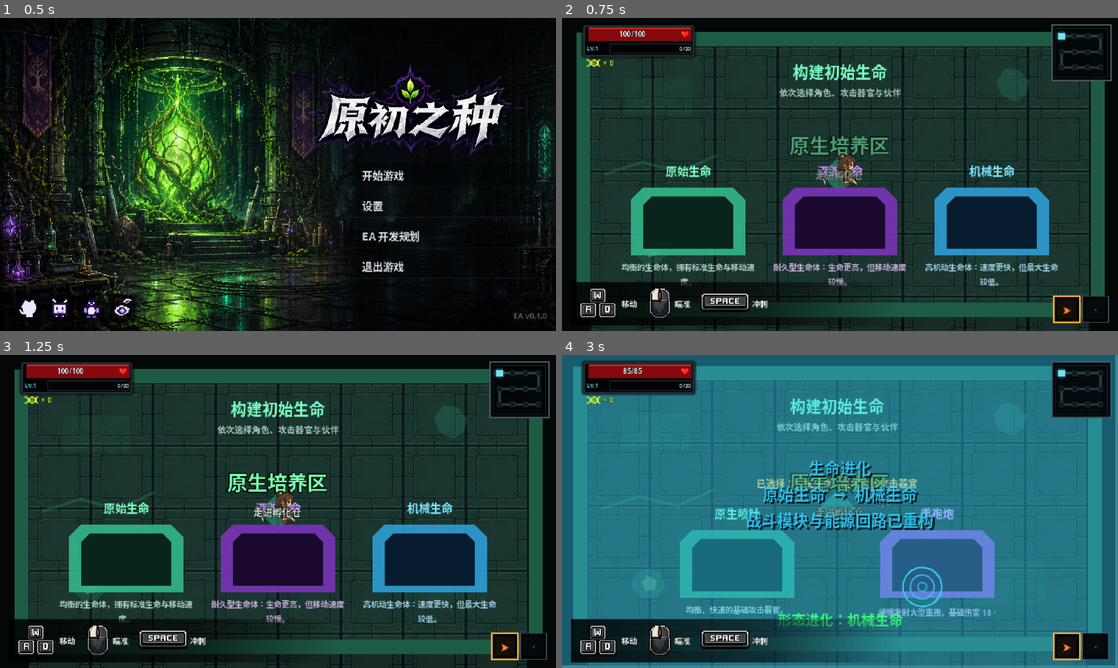
Above: before the commit, frames 1-4 (two rows, left to right).
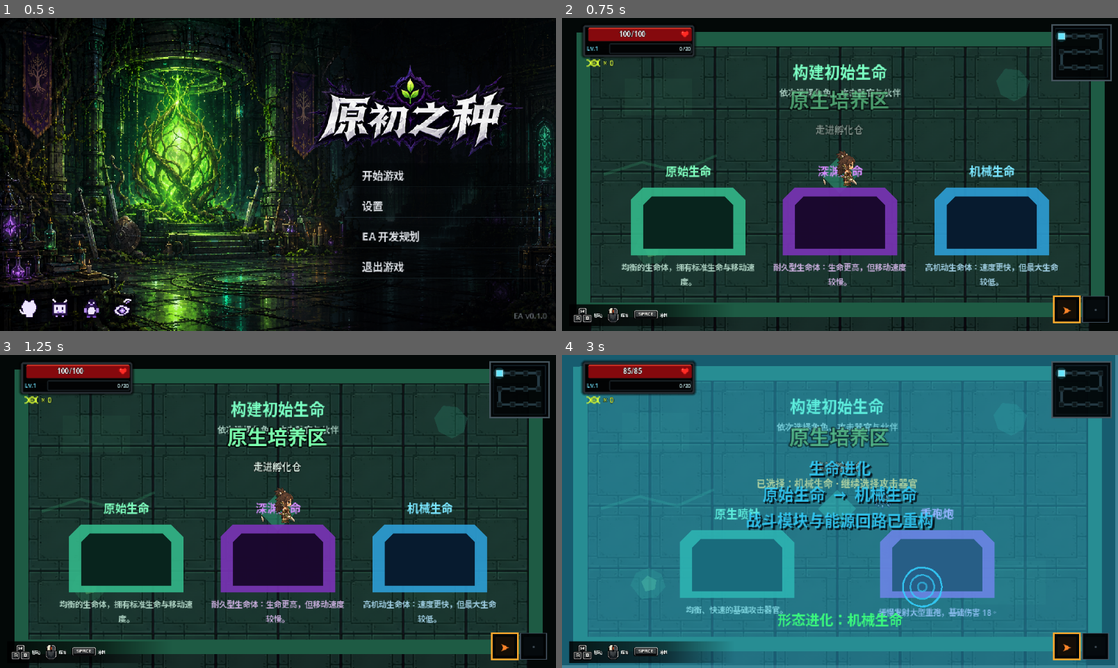
Above: after the commit, the same moments.

Repository: LIJUNCAN1/-Roguelike
Game: Godot game, scene res://scenes/ui/title_screen.tscn
Two runs of this game, one before a commit and one after it. Both use one fixed random seed, a clock stepped at 60 frames per second and the inputs below. Video files are missing from this copy of the repository; at most half a second of black plays in their place.
Inputs (mouse positions are in pixels of both pictures, inside the frame that each line leads up to):
- Up to frame 1 (0.5 s): no input
- Up to frame 2 (0.75 s): click "开始游戏" at 0.5 s
- Up to frame 3 (1.25 s): no input
- Up to frame 4 (3 s): tap Enter at 1.25 s; move the mouse to (962, 495) at 1.27 s; press the mouse at (962, 495) at 1.28 s; hold D (move_right) 1.28-2.03 s; move the mouse to (728, 527) at 2.02 s; release the mouse at (728, 527) at 2.03 s; hold S (move_down) 2.03-2.78 s; tap P (damage_test_player) at 2.1 s; move the mouse to (895, 442) at 2.77 s; hold D (move_right) from 2.78 s (still down); tap Space (dash) at 2.85 s

Frame 1 is identical in both runs. In frame 2, 6.0% of the frame differs, in the area x 2-59%, y 22-99%; in frame 3, 6.5%; in frame 4, 8.6%, in the area x 1-59%, y 22-99%.

Commit message:
refine in-game hint and intro placement

Diff:
--- a/scenes/main/main.tscn
+++ b/scenes/main/main.tscn
@@ -362,9 +362,9 @@
 
 [node name="AreaIntro" type="Control" parent="Interface"]
 offset_left = 175.0
-offset_top = 125.0
+offset_top = 72.0
 offset_right = 465.0
-offset_bottom = 210.0
+offset_bottom = 157.0
 mouse_filter = 2
 script = ExtResource("36_area_intro")
 room_manager_path = NodePath("../../RoomManager")
--- a/scenes/ui/tutorial_overlay.tscn
+++ b/scenes/ui/tutorial_overlay.tscn
@@ -25,10 +25,11 @@
 script = ExtResource("1_script")
 
 [node name="ControlHints" type="Control" parent="."]
-offset_left = 10.0
-offset_top = 304.0
-offset_right = 390.0
-offset_bottom = 354.0
+offset_left = 8.0
+offset_top = 329.0
+offset_right = 388.0
+offset_bottom = 379.0
+scale = Vector2(0.5, 0.5)
 mouse_filter = 2
 
 [node name="Backdrop" type="TextureRect" parent="ControlHints"]
